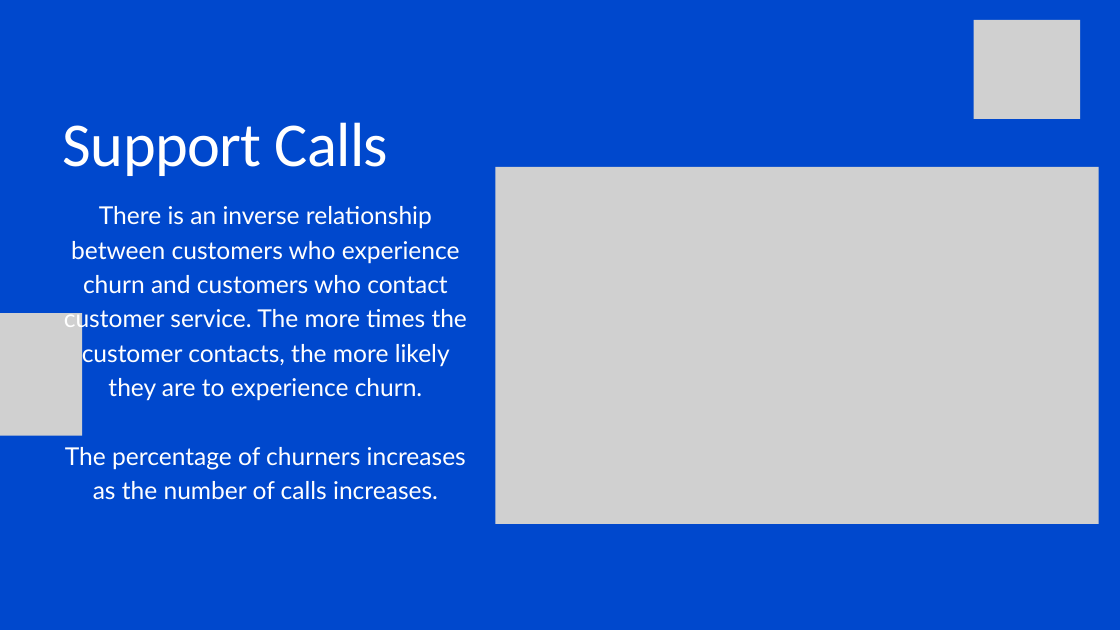
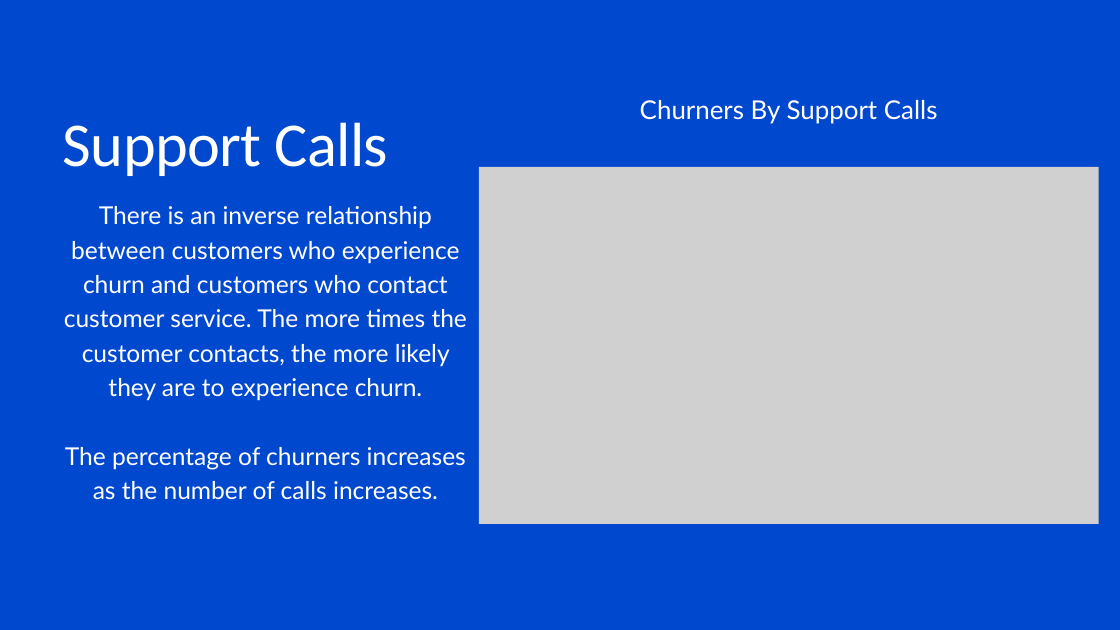
Before and after one commit to Mostafadars/Data-Analysis-DEPI, a slide deck: slide 7 of Customer Churn/Customer Churn Presentation.pptx. Drawn at 1120x630 pixels with LibreOffice and Linux fonts; fonts in the diff are those of the drawing; grey boxes stand for pictures. Boxes give left, top, right and bottom in pixels: in the first picture for what was removed or moved away, otherwise in the second. Text is boxed around its words. In the diff, an @@ line names an element or a change of style, - is before the commit and + after.

```diff
--- a/Customer Churn/Customer Churn Presentation.pptx
+++ b/Customer Churn/Customer Churn Presentation.pptx
@@ picture removed at [974,20,1080,119] @@
@@ text added at [640,100,938,124], 33.3 pt, text #FFFFFF @@
+Churners By Support Calls
@@ picture: place and size @@
-picture at [496,167,1099,524]
+picture at [479,167,1099,524]
@@ picture removed at [0,313,82,436] @@
```
Also in this commit, not shown: 7 other slides changed, 9 slides added.
